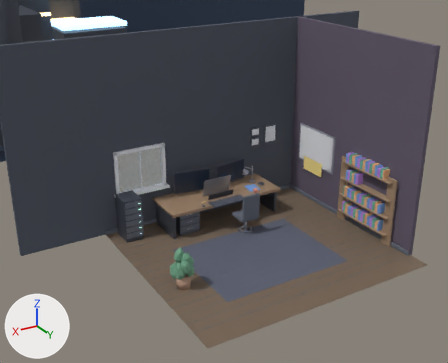
Renders of the glTF model public/models/room.glb from each side of a commit.
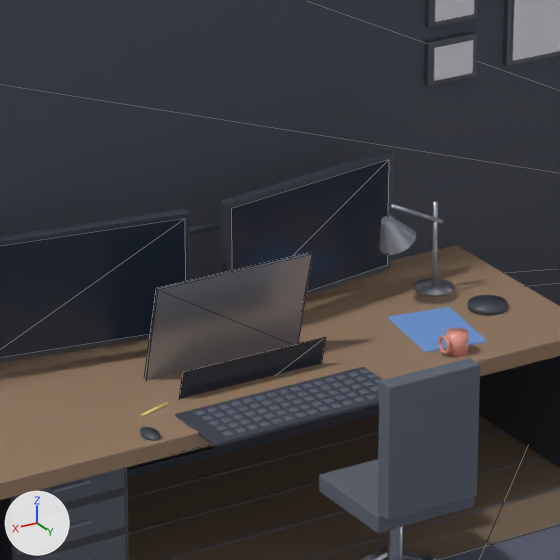
Each version is shown from a camera (50 mm lens) standing at (8.22, 12.22, 8.13) and looking at (-0.13, -1.71, 1.17), then close up on the part from 40% to 61% of the width and 36% to 63% of the height. The axes (+X, +Y, +Z) are drawn at lower left. The lights are the same throughout. The older version's two pictures come first. The close-ups show mesh edges as thin lines. Where no turn or scale is listed for an object, it has been applied to the vertices. Vertices at exactly the same position are counted once.

Objects in the first close-up: 'desk_leg_l', 'desk_lip', 'desk_top', 'floor', 'ix_certificates', 'ix_chair', 'ix_keyboard', 'ix_laptop_display', 'ix_laptop_lid_body', 'ix_monitor_code_display', 'ix_monitor_health_display', 'wall_back' and 18 more.
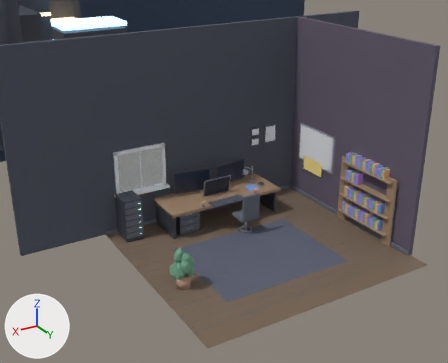
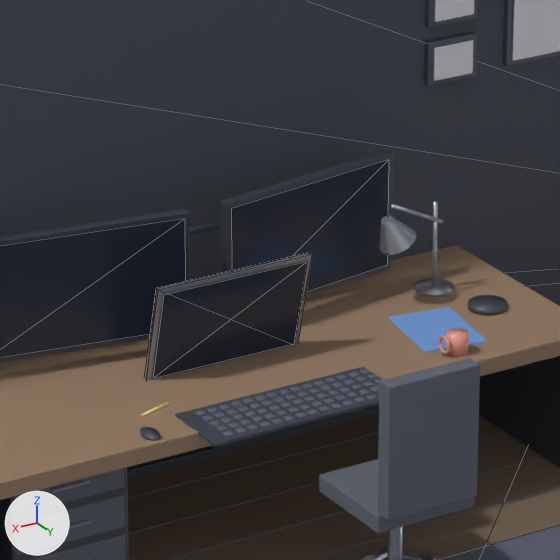
Commit message: Sit the laptop screen flush in its lid

Where the newer file only moved an object's origin or applied its transform, the numbers keep the older frame.

Where the change shows, as pixel boxes (x1, y1, x2, y2) in the close-ups (560 x 560 px):
'ix_laptop_display', mesh moved
    before: (179, 337, 326, 399)
    after: (153, 262, 307, 379)
'ix_laptop_lid_body', unchanged, covered by the edit
    both: (144, 253, 312, 380)

The edits, one by one:
me_ix_laptop_display is used by ob_ix_laptop_display; location (0.06, -1.85, 0.783).
me_ix_laptop_display had 4 vertices, 2 faces and spanned x -0.4..0.4, y 0.194..0.315, z -0.324..0.161.
me_ix_laptop_display now has 4 vertices, 2 faces and spans x -0.4..0.4, y 0.021..0.142, z 0.012..0.498.
me_ix_laptop_display part 1: the whole mesh is moved by (0.0, -0.174, 0.336).
